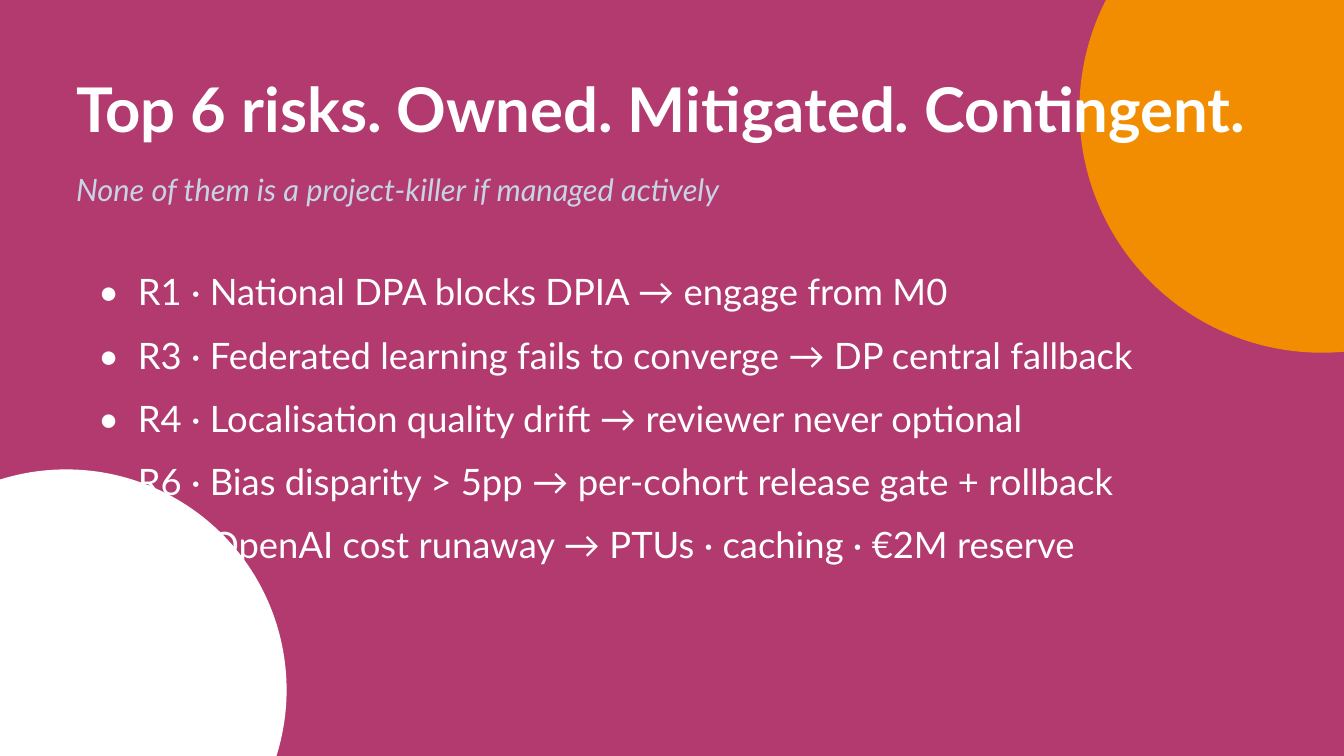
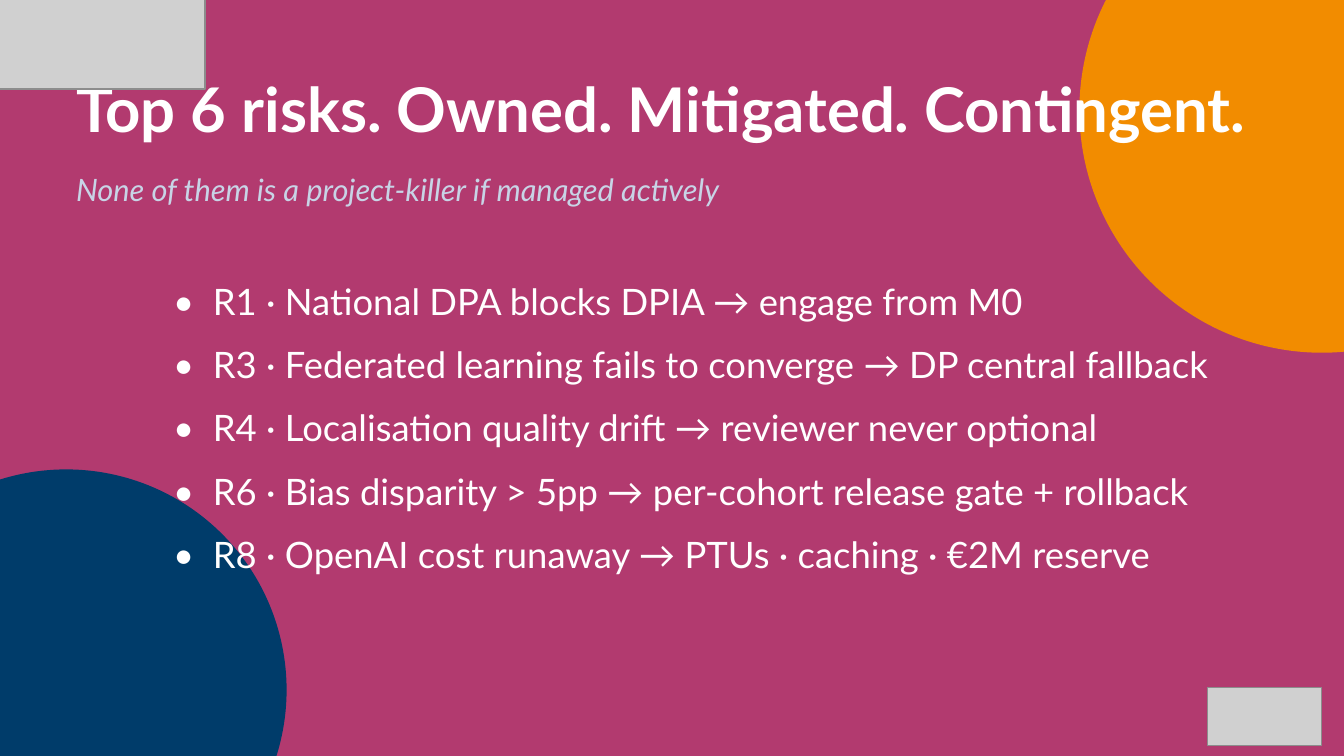
Before and after one commit to EtienneSIG/AMA_Project, a slide deck: slide 20 of Restitution01/build/LearnEU-CXO-Restitution.pptx (slide 19 before the commit). Drawn at 1344x756 pixels with LibreOffice and Linux fonts; fonts in the diff are those of the drawing; grey boxes stand for pictures; background and template pictures are left out. Boxes give left, top, right and bottom in pixels: in the first picture for what was removed or moved away, otherwise in the second. Text is boxed around its words. In the diff, an @@ line names an element or a change of style, - is before the commit and + after.

```diff
--- a/Restitution01/build/LearnEU-CXO-Restitution.pptx
+++ b/Restitution01/build/LearnEU-CXO-Restitution.pptx
@@ picture added at (0,0,206,90) @@
@@ text "• R1 · National DPA ...": place and size @@
-text "• R1 · National DPA ..." at (138,278,1132,566)
+text "• R1 · National DPA ..." at (213,288,1208,576)
@@ ellipse at (0,470,286,756): fill #FFFFFF to #003C6A @@
@@ picture added at (1208,689,1322,746) @@
```
Also in this commit, not shown: 21 other slides changed, 3 slides added, 46 other files.
